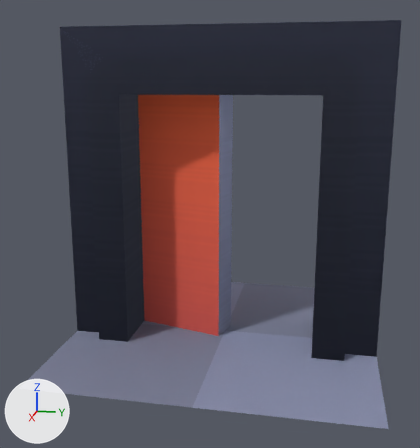
The Blender file models/levels/Models.blend as it was, and as the next commit left it.
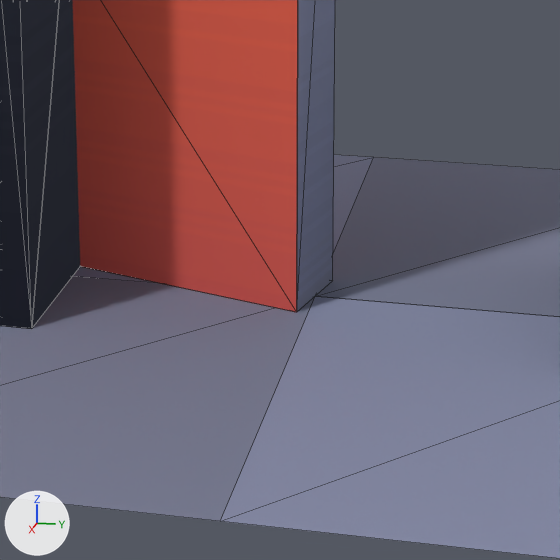
Old and new are each drawn whole from a 50 mm lens placed at (3.693, 0.634, 1.678), pointed at (0.058, -0.093, 0.769) and again close up on the part from 28% to 74% of the width and 51% to 94% of the height. Every picture has the same lights, and +X, +Y and +Z are marked at lower left. The close-ups show mesh edges as thin lines.

The first close-up shows 'door-col', 'floor-square-col', 'wall-doorway-col'.
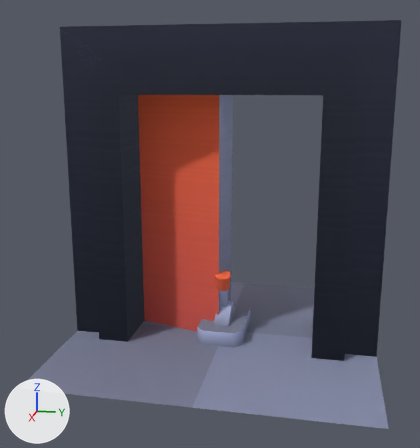
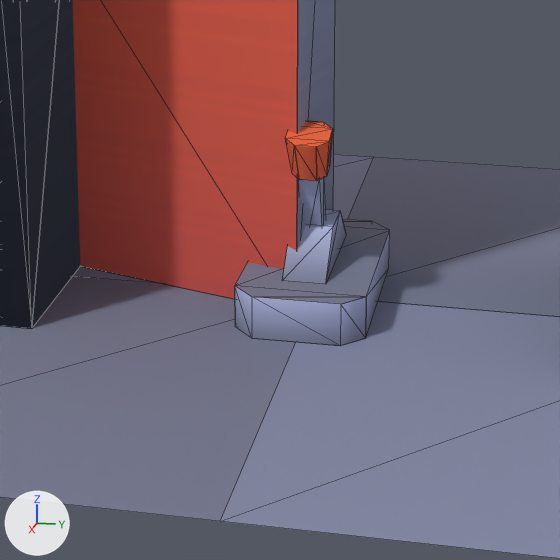
What differs and where, as boxes (x1, y1, x2, y2) in the close-ups (560 x 560 px):
'lever-col', added
    after: (235, 210, 390, 346)
'handle.002', added
    after: (285, 121, 333, 227)

What changed in the scene script:
```text
Add mat_colormap_003:
    mat_colormap_003 = bpy.data.materials.new('colormap.003')
    # uses the picture img_colormap
Add me_handle_002:
    me_handle_002.from_pydata(...)  # 68 vertices, 42 faces; spans x -0.05..0.05, y -0.05..0.05, z 0.0..0.35
    me_handle_002.materials.append(mat_colormap_003)
Add me_lever_single:
    me_lever_single.from_pydata(...)  # 68 vertices, 38 faces; spans x -0.25..0.25, y -0.15..0.15, z 0.0..0.2
    me_lever_single.materials.append(mat_colormap_003)
Add ob_handle_002:
    ob_handle_002 = bpy.data.objects.new('handle.002', me_handle_002)
    ob_handle_002.parent = ob_lever_col
    ob_handle_002.location = (0.0, 0.0, 0.1)
    ob_handle_002.rotation_euler = (0.0, 0.272, 0.0)  # degrees (0, 16, 0)
Add ob_lever_col:
    ob_lever_col = bpy.data.objects.new('lever-col', me_lever_single)
    ob_lever_col.location = (0.0, 0.0, 0.0)
```
